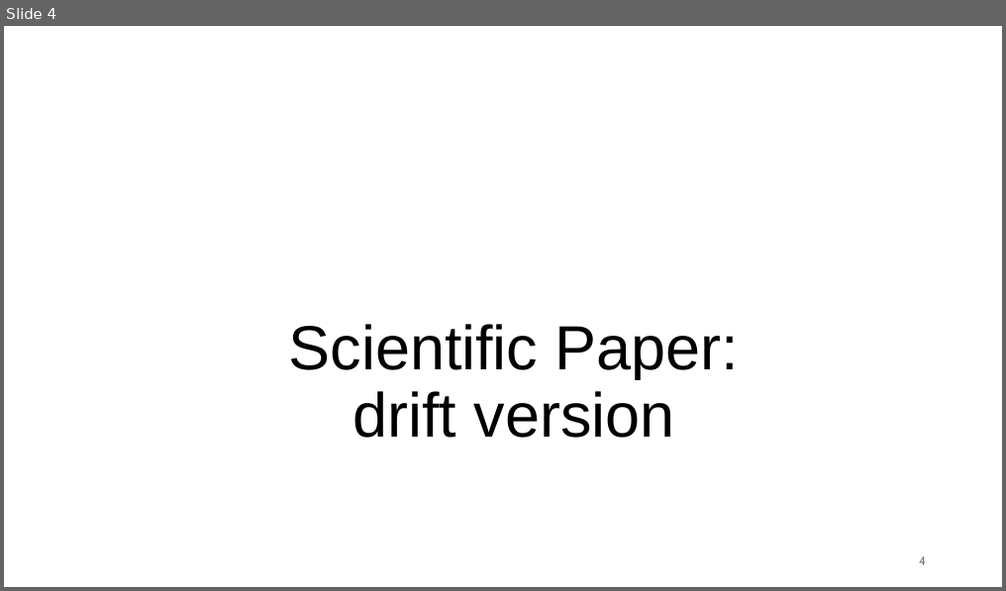
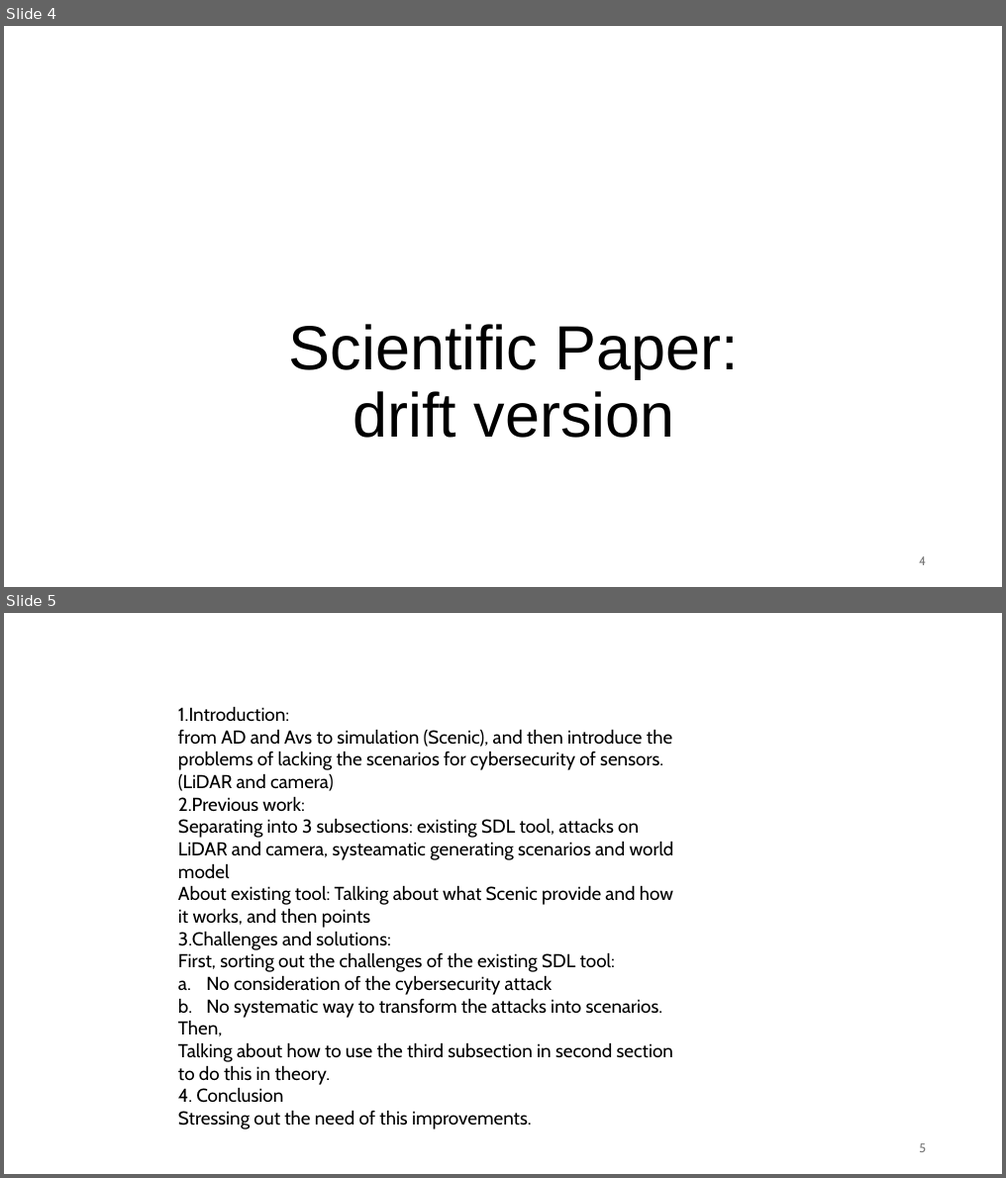
Before and after one commit to tstren1223/IoT_seminar, a slide deck: PPT/07.06.2024.pptx. Shown one above the other, each under a label of ours: slide 4 before the commit, slides 4 and 5 after it. The pictures are 1006x591 and 1006x1178 pixels, drawn with LibreOffice and Linux fonts; fonts in the diff are those of the drawing. Boxes give left, top, right and bottom in pixels: in the first picture for what was removed or moved away, otherwise in the second. Text is boxed around its words. In the diff, an @@ line names an element or a change of style, - is before the commit and + after.

```diff
--- a/PPT/07.06.2024.pptx
+++ b/PPT/07.06.2024.pptx
@@ slide 5 added at [4, 613, 1002, 1174], background #FFFFFF @@
@@ text added at [178, 706, 674, 1130], 18 pt, text #000000 @@
+1.Introduction:
+from AD and Avs to simulation (Scenic), and then introduce the problems of lacking the scenarios for cybersecurity of sensors. (LiDAR and camera)
+2.Previous work:
+Separating into 3 subsections: existing SDL tool, attacks on LiDAR and camera, systeamatic generating scenarios and world model
+About existing tool: Talking about what Scenic provide and how it works, and then points
+3.Challenges and solutions:
+First, sorting out the challenges of the existing SDL tool:
+a. No consideration of the cybersecurity attack
+b. No systematic way to transform the attacks into scenarios.
+Then,
+Talking about how to use the third subsection in second section to do this in theory.
+4. Conclusion
+Stressing out the need of this improvements.
@@ page number added at [919, 1144, 926, 1153], 12 pt, text #797979 @@
+5
```
Also in this commit, not shown: 19 other files.
